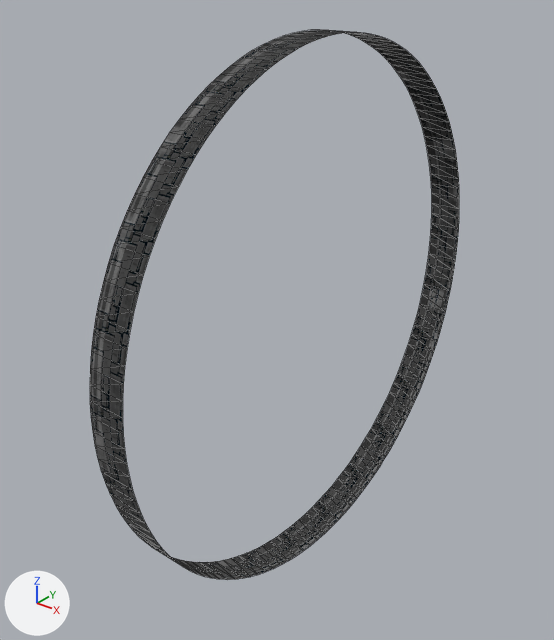
Two versions of the glTF model static/models/halo.glb, one commit apart.
Rendered twice from a 50 mm lens placed at (65.7, -92.5, 54.3), pointed at (-4.9, -4.2, -0.5). Arrows for +X, +Y and +Z are at lower left; the lights stay in place. Mesh edges are drawn as thin lines. Vertices at the same position are counted once.

In view in the first picture: 'halo'.
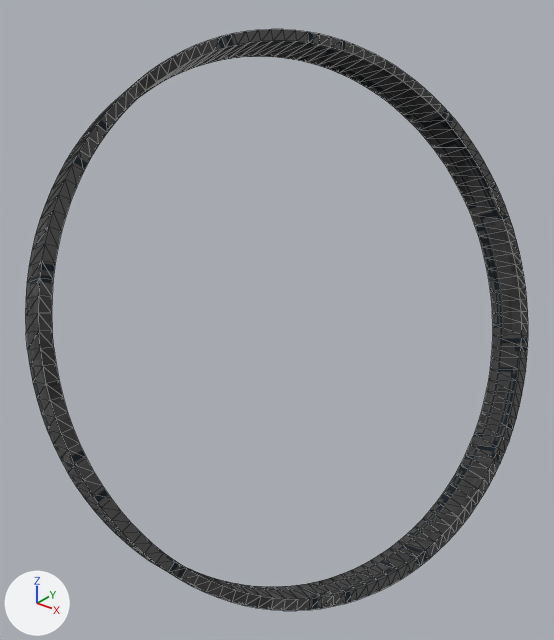
Where the change shows, as pixel boxes [x1, y1, x2, y2] in the pictures (554 x 640 px):
```json
{"object": "halo", "change": "reshaped, turned, rescaled", "before": [90, 30, 459, 580], "after": [25, 29, 528, 611]}
{"part": 1, "of": "me_torus", "change": "added", "after": [25, 29, 528, 611], "on screen": "black"}
```

Scene script edits in JSON lines:
```json
{"block": "mat_halo", "where": "n3 = _N.new('ShaderNodeMapping'); n3.name = 'Mapping'"}
{"op": "remove", "block": "mat_halo", "code": "n3.inputs[1].default_value = (0.3, -2.1, 0.0)  # 'Location'"}
{"op": "set", "path": "n3.inputs[3].default_value", "old": "(25.0, 2.5, 1.0)", "new": "(6.0, 1.0, 1.0)", "note": "'Scale'"}
{"op": "add", "block": "mat_halo", "code": "n7 = _N.new('ShaderNodeMapping'); n7.name = 'Mapping.001'"}
{"op": "add", "block": "mat_halo", "code": "n7.inputs[3].default_value = (6.0, 1.0, 1.0)  # 'Scale'"}
{"op": "add", "block": "mat_halo", "code": "n8 = _N.new('ShaderNodeUVMap'); n8.name = 'UV Map.001'"}
{"op": "add", "block": "mat_halo", "code": "n8.uv_map = 'UVMap'"}
{"block": "mat_halo", "where": "n6 = _N.new('ShaderNodeTexImage'); n6.name = 'Image Texture.001'"}
{"op": "add", "block": "mat_halo", "code": "_L.new(n7.outputs[0], n6.inputs[0])  # 'Vector' to 'Vector'"}
{"op": "add", "block": "mat_halo", "code": "_L.new(n8.outputs[0], n7.inputs[0])  # 'UV' to 'Vector'"}
{"block": "me_torus", "where": "# used by ob_halo; location = (0.0, 0.0, 0.0); rotation_euler = (0.0, 1.571, 0.0), in degrees (0, 90, 0); scale = (25.0, 25.0, 25.0)"}
{"op": "remove", "block": "me_torus", "code": "me_torus.from_pydata(...)  # 250 vertices, 250 faces; spans x -1.75..1.75, y -1.75..1.75, z -0.12..0.12"}
{"op": "add", "block": "me_torus", "code": "me_torus.from_pydata(...)  # 500 vertices, 1000 faces; spans x -1.82..1.82, y -1.82..1.82, z -0.12..0.12"}
{"block": "me_torus", "change": "me_torus part 1: 250 vertices added at x -1.82..1.82, y -1.82..1.82, z -0.12..0.12"}
{"op": "set", "path": "ob_halo.rotation_euler", "old": "(0.0, 1.571, 0.0)", "new": "(-1.135, -0.136, -1.936)", "note": "degrees (0, 90, 0) -> degrees (-65, -7.8, -111)"}
{"op": "set", "path": "ob_halo.scale", "old": "(25.0, 25.0, 25.0)", "new": "(25.0, 25.0, 30.0)"}
```
